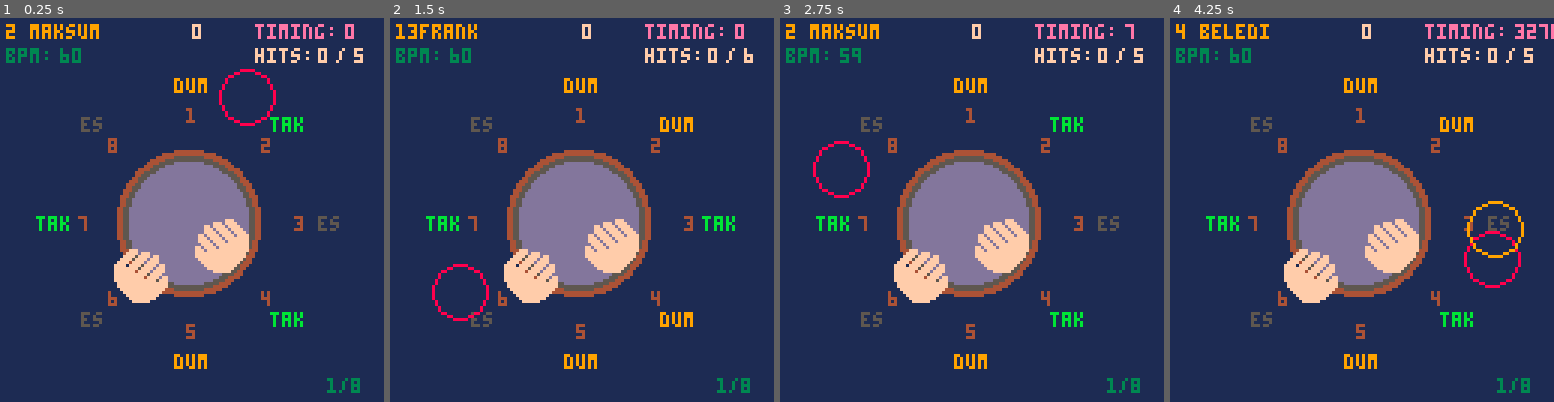
Above: before the commit, frames 1-4 (left to right).
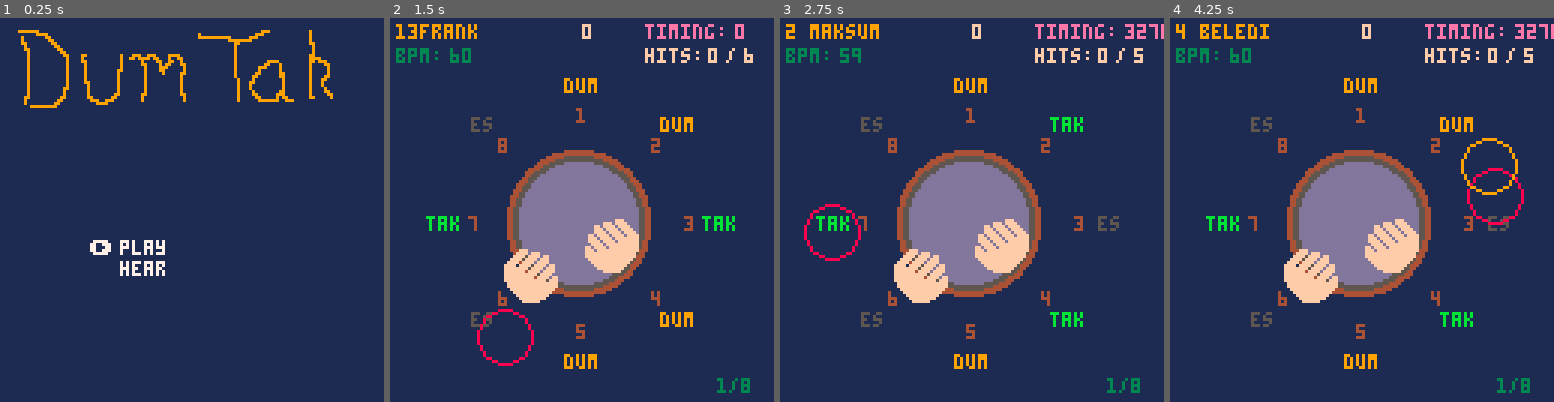
Above: after the commit, the same moments.

Repository: fpiesik/my_pico8-carts
Game: PICO-8 cartridge music/dumtak.p8
The game is run twice, just before and just after one commit, with the same random seed, the same clock (stepped at 60 frames per second) and the same inputs.
Inputs:
- Up to frame 1 (0.25 s): no input
- Up to frame 2 (1.5 s): tap O (Z key) at 0.33, 0.7, 1.43 s; tap X (X key) at 1.07 s
- Up to frame 3 (2.75 s): hold Left 1.97-2.37 s; tap X (X key) at 2.07, 2.4, 2.73 s; tap O (Z key) at 2.22 s; hold Down from 2.42 s (still down)
- Up to frame 4 (4.25 s): release Down at 2.82 s; hold Right 2.87-3.53 s; tap X (X key) every 0.33 s from 3.07 to 4.07 s; tap O (Z key) at 3.1, 3.98 s; hold Up 3.58-4.08 s; hold Right from 4.13 s (still down)

The runs differ from the first frame. In frame 1, 18% of the frame differs, in the area x 1-95%, y 1-98%; in frame 2, 0.6%; in frame 3, 0.8%; in frame 4, 1.2%.

Commit message:
Update dumtak.p8

Diff:
--- a/music/dumtak.p8
+++ b/music/dumtak.p8
@@ -26,7 +26,7 @@
 
 
 gsts={"menu","play","hear"} --game states
-gst=2 --actual game state
+gst=1 --actual game state
 gsidx={}
 a_bt=2 --active beat
 bidx=0 --beat index (current note)
